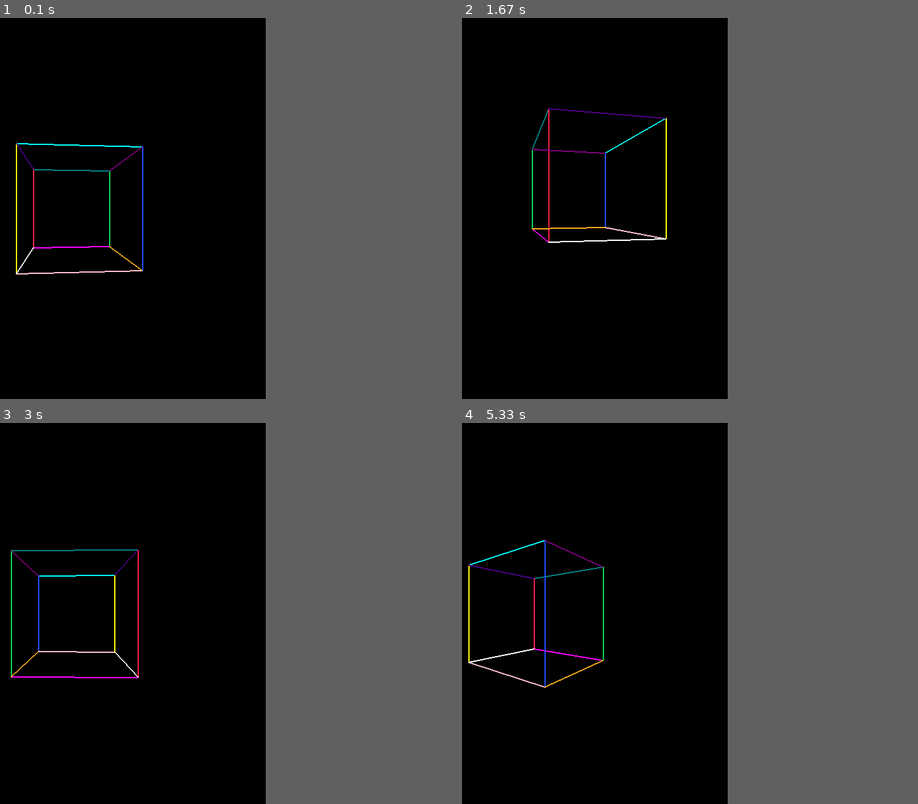
Above: before the commit, frames 1-4 (two rows, left to right).
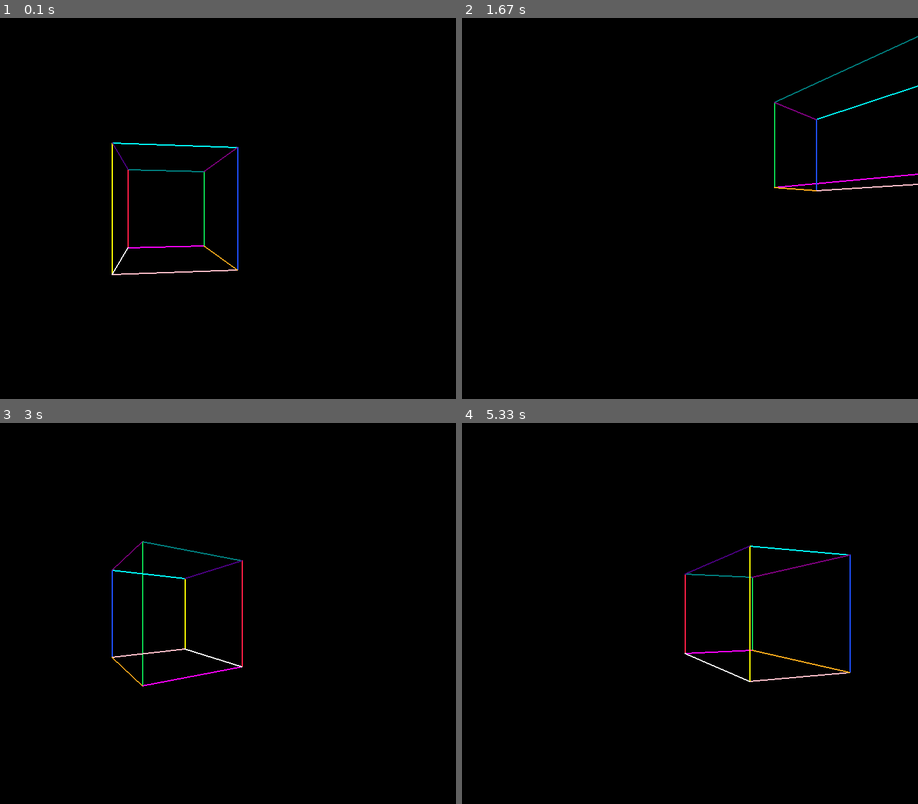
Above: after the commit, the same moments.

Repository: ShailMurtaza/PyGameLearning
Game: pygame game, started from RotatingCube/main.py
Same seed, same stepped clock (60 frames per second), same inputs: the game is played once before the commit and once after it.
Inputs:
- Up to frame 1 (0.1 s): no input
- Up to frame 2 (1.67 s): hold D 0.33-0.8 s; hold W 0.83-1.13 s; hold D 1.17-1.63 s
- Up to frame 3 (3 s): hold A 1.67-2.2 s; hold S 2.23-2.53 s; hold A 2.57-2.97 s
- Up to frame 4 (5.33 s): hold W 3-3.37 s; hold D 3.4-4.03 s; hold S 4.07-4.43 s; hold A 4.47-4.93 s; hold D from 4.97 s (still down)
The window is 600x600 before the commit and 900x600 after it. Grey fills any space a smaller window leaves; there, only what the larger window draws over its background counts as a difference.

The runs differ from the first frame. In frame 1, 1.3% of the frame differs, in the area x 3-53%, y 32-68%; in frame 2, 1.2%; in frame 3, 1.3%; in frame 4, 1.5%, in the area x 1-86%, y 30-70%.

Commit message:
RotatingCube: use delta time for different transformations of cube with better event listening

Diff:
--- a/RotatingCube/main.py
+++ b/RotatingCube/main.py
@@ -2,8 +2,9 @@
 import numpy as np
 from clip import cohen_sutherland_clip
 from colors import COLORS
+from time import time
 
-WIDTH, HEIGHT = 600, 600
+WIDTH, HEIGHT = 900, 600
 run = True
 clock = pygame.time.Clock()
 pygame.init()
@@ -32,16 +33,28 @@
 )
 
 f = 1 # Focal Length
-x_translation = 0
-y_translation = 0
-z_translation = 4
+
+# Transformations
+TRANSFORMATION = {
+    "angle": 0.0,
+    "x": 0.0,
+    "y": 0.0,
+    "z": 4.0
+}
+
 def main():
-    global run, x_translation, y_translation, z_translation
-    angle = 0
+    global run, TRANSFORMATION
+    prev_time = time()
     while run:
+        # Calculate delta time for consistent transformations across different Frame Rates
+        new_time = time()
+        dt = new_time - prev_time
+        prev_time = new_time
+
         new_points = POINTS
-        new_points = rotate_y(new_points, angle) # Rotate every point by 1 degree after every iteration
-        new_points = translate(new_points, x_translation, y_translation, z_translation) # Translated on z-axis to make object smaller and fit in frustum
+        TRANSFORMATION["angle"] += dt * 70
+        new_points = rotate_y(POINTS, TRANSFORMATION["angle"]) # Rotate every point by 1 degree after every iteration
+        new_points = translate(new_points, TRANSFORMATION["x"], TRANSFORMATION["y"], TRANSFORMATION["z"]) # Translated on z-axis to make object smaller and fit in frustum
 
         new_points = projection(new_points, f)
 
@@ -66,9 +79,8 @@
             # Draw line from P1 to P2 with '2PX' width
             pygame.draw.line(WIN, COLOR, P1, P2, 2)
 
-        angle += 1
         draw_win()
-        events()
+        events(dt)
 
         clock.tick(60) # FPS
 
@@ -78,27 +90,53 @@
     pygame.display.update()
     WIN.fill((0, 0, 0))
 
+# If key is pressed or not
+KEYS = {
+    "W": False,
+    "A": False,
+    "S": False,
+    "D": False,
+}
 
 # Handle Events
-def events():
-    global run, x_translation, y_translation, z_translation
+def events(dt):
+    transformation_factor = 5
+    global run, TRANSFORMATION, KEYS
+    if (KEYS["A"]):
+        TRANSFORMATION["x"] -= transformation_factor * dt
+    if (KEYS["D"]):
+        TRANSFORMATION["x"] += transformation_factor * dt
+    if (KEYS["W"]):
+        TRANSFORMATION["y"] += transformation_factor * dt
+    if (KEYS["S"]):
+        TRANSFORMATION["y"] -= transformation_factor * dt
     for e in pygame.event.get():
         if e.type == pygame.QUIT:
             run = False
+        elif e.type == pygame.KEYDOWN:
+            if e.key == pygame.K_a:
+                KEYS["A"] = True
+            elif e.key == pygame.K_d:
+                KEYS["D"] = True
+            elif e.key == pygame.K_w:
+                KEYS["W"] = True
+            elif e.key == pygame.K_s:
+                KEYS["S"] = True
         elif e.type == pygame.KEYUP:
             if e.key == pygame.K_a:
-                x_translation -= 0.5
+                KEYS["A"] = False
             elif e.key == pygame.K_d:
-                x_translation += 0.5
+                KEYS["D"] = False
             elif e.key == pygame.K_w:
-                y_translation += 0.5
+                KEYS["W"] = False
             elif e.key == pygame.K_s:
-                y_translation -= 0.5
+                KEYS["S"] = False
+
         elif e.type == pygame.MOUSEWHEEL:
             if e.y == 1:
-                z_translation += 0.5
+                TRANSFORMATION["z"] += transformation_factor * dt
             else:
-                z_translation -= 0.5
+                TRANSFORMATION["z"] -= transformation_factor * dt
 
 
 def projection(vertices, f):
